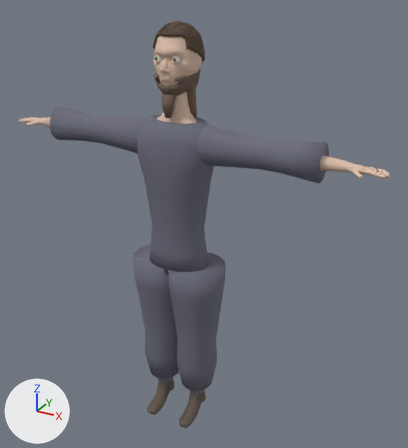
What one commit did to the glTF model game/assets/people/edo-m.glb.
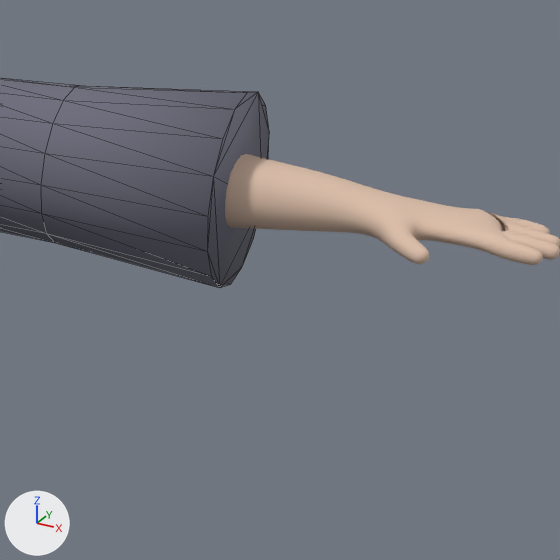
The first picture shows the older version from a 50 mm camera at (1.58, -2.55, 2.64) aimed at (0.1, 0.13, 1.3). The close-ups show the older and then the newer version on the part from 67% to 96% of the width and 27% to 54% of the height of that picture. Only the edits that show in the close-ups are written down. Lighting does not change. The marker at lower left points along +X, +Y and +Z. The close-ups show mesh edges as thin lines. Vertices at exactly the same position are counted once.

The scene before the commit, as lines of its bpy script (objects in view):
```python
me_body_001 = bpy.data.meshes.new('Body.001')
me_body_001.from_pydata(...)  # 6674 vertices, 13328 faces; spans x -1.14..1.14, y -0.19..0.1, z 0.01..2.09
# faces by material slot: [9232, 520, 2152, 1424]
me_body_001.materials.append(mat_skin)  # beige #ddbfaa
me_body_001.materials.append(mat_tunic)  # grey #958b9e
me_body_001.materials.append(mat_trousers)  # grey #6f6c73
me_body_001.materials.append(mat_boots)  # brown #61554b
me_dress_1_sleeve_l = bpy.data.meshes.new('Dress_1_sleeve_l')
me_dress_1_sleeve_l.from_pydata(...)  # 96 vertices, 188 faces; spans x 0.135..0.82, y -0.1..0.1, z 1.712..1.922
me_dress_1_sleeve_l.materials.append(mat_dress_edo_main)  # grey #6c6c7c
ob_body = bpy.data.objects.new('Body', me_body_001)
ob_body.location = (0.0, 0.0, 0.0)
ob_dress_1_sleeve_l = bpy.data.objects.new('Dress_1_sleeve_l', me_dress_1_sleeve_l)
ob_dress_1_sleeve_l.location = (0.0, 0.0, 0.0)
```
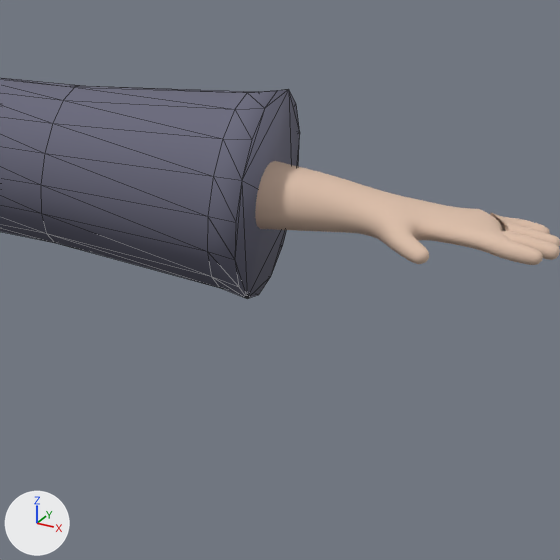
Boxes [x1, y1, x2, y2] around the edits, measured in the close-ups (560 x 560 px):
```json
{"object": "Dress_1_sleeve_l", "change": "reshaped", "before": [0, 78, 269, 288], "after": [0, 78, 300, 298]}
{"part": 1, "of": "me_dress_1_sleeve_l", "change": "built on", "before": [207, 92, 269, 288], "after": [207, 89, 300, 298]}
```

Edits to the scene script, one JSON object a line:
```json
{"block": "me_dress_1_sleeve_l", "where": "# used by ob_dress_1_sleeve_l; location = (0.0, 0.0, 0.0)"}
{"op": "remove", "block": "me_dress_1_sleeve_l", "code": "me_dress_1_sleeve_l.from_pydata(...)  # 96 vertices, 188 faces; spans x 0.135..0.82, y -0.1..0.1, z 1.712..1.922"}
{"op": "add", "block": "me_dress_1_sleeve_l", "code": "me_dress_1_sleeve_l.from_pydata(...)  # 112 vertices, 220 faces; spans x 0.135..0.85, y -0.102..0.102, z 1.711..1.923"}
{"block": "me_dress_1_sleeve_l", "change": "me_dress_1_sleeve_l part 1"}
{"block": "me_dress_1_sleeve_l", "change": "14 faces are deleted"}
{"block": "me_dress_1_sleeve_l", "change": "16 vertices are added at x 0.85, y -0.102..0.102, z 1.711..1.923"}
{"block": "me_dress_1_sleeve_l", "change": "46 new faces join them"}
```
